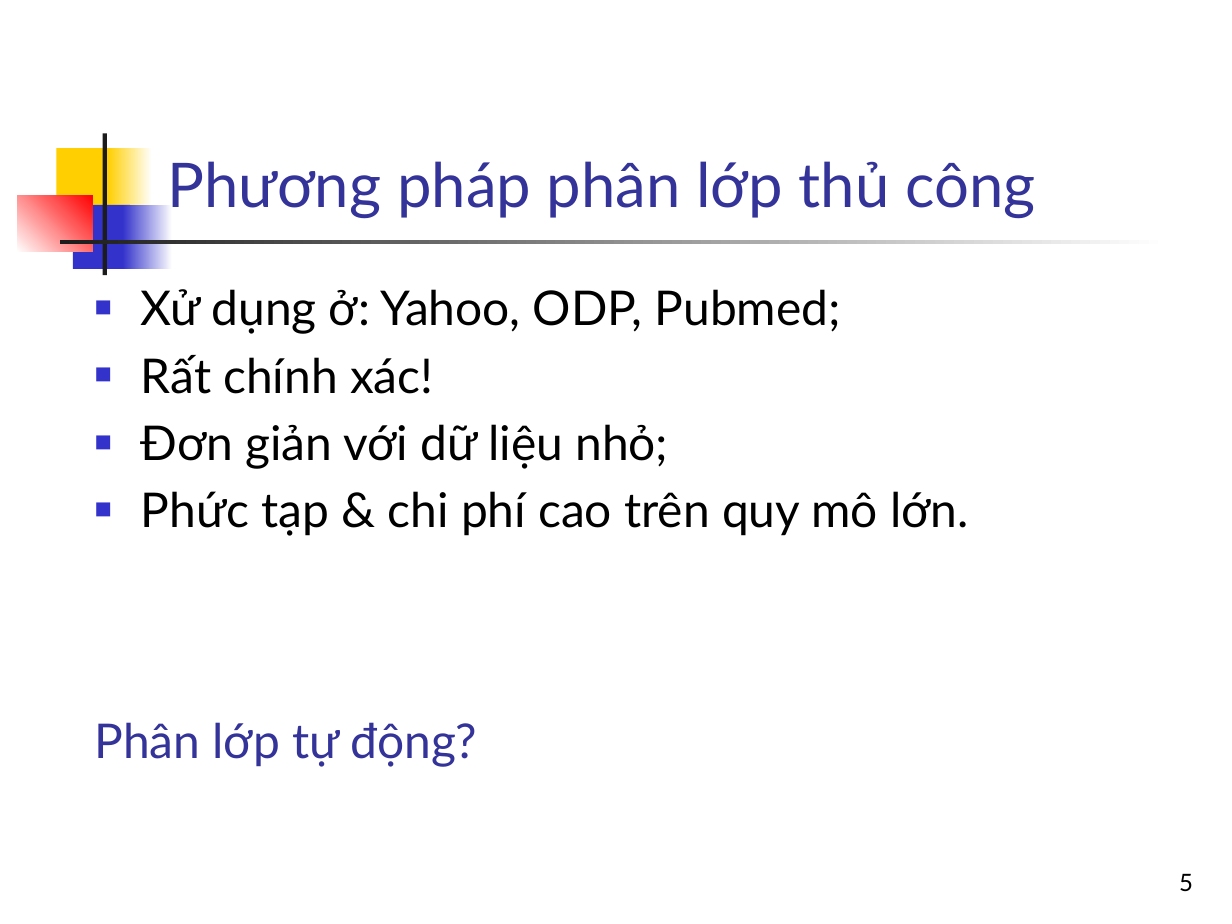
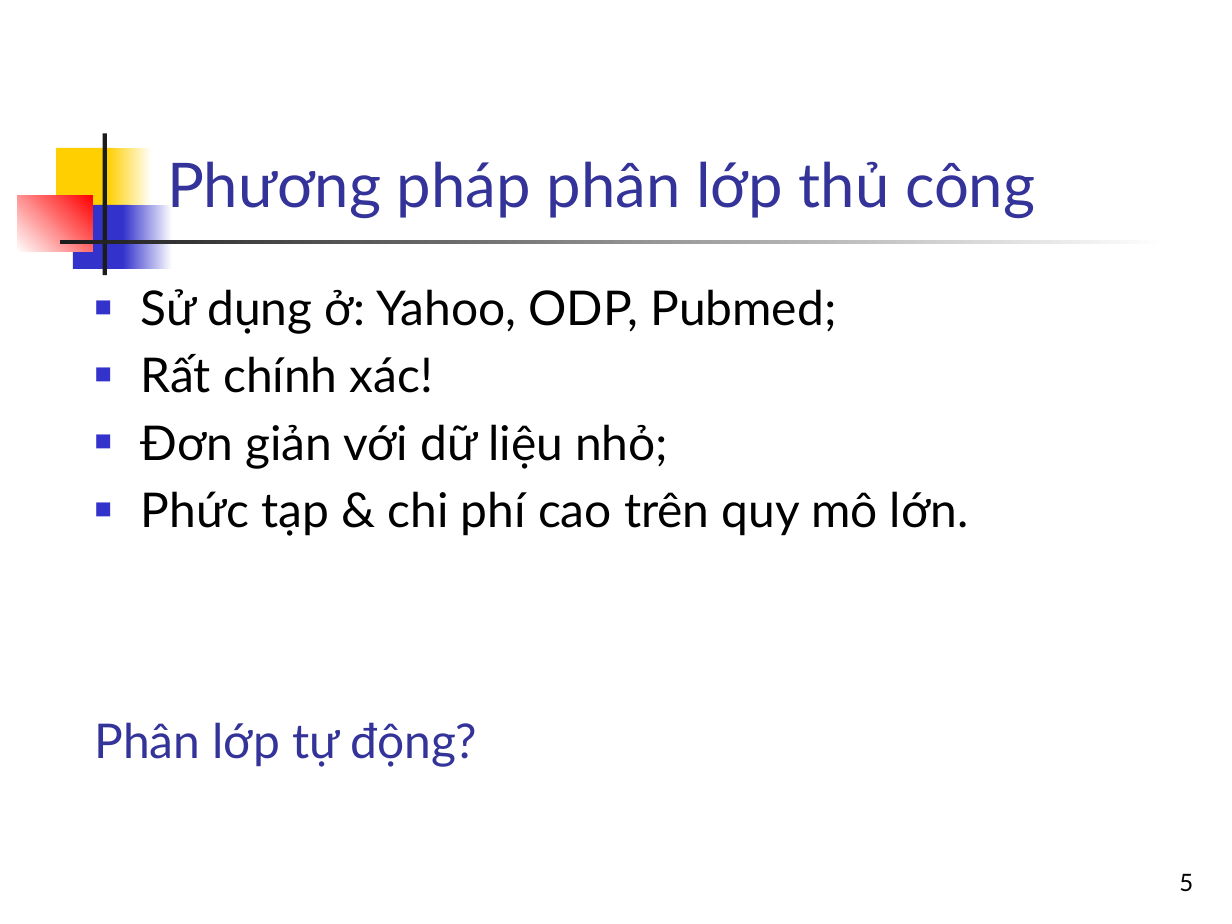
Before and after one commit to bangoc/IT4853, a slide deck: slide 5 of Bai 14 Phan lop van ban_p1.pptx. Drawn at 1232x924 pixels with LibreOffice and Linux fonts; fonts in the diff are those of the drawing. Boxes give left, top, right and bottom in pixels: in the first picture for what was removed or moved away, otherwise in the second. Text is boxed around its words. In the diff, an @@ line names an element or a change of style, - is before the commit and + after.

```diff
--- a/Bai 14 Phan lop van ban_p1.pptx
+++ b/Bai 14 Phan lop van ban_p1.pptx
@@ text at (x1=141, y1=289, x2=837, y2=334): text changed @@
-■ Xử dụng ở: Yahoo, ODP, Pubmed;
+■ Sử dụng ở: Yahoo, ODP, Pubmed;
```
Also in this commit, not shown: 21 other slides changed, 5 other files.
